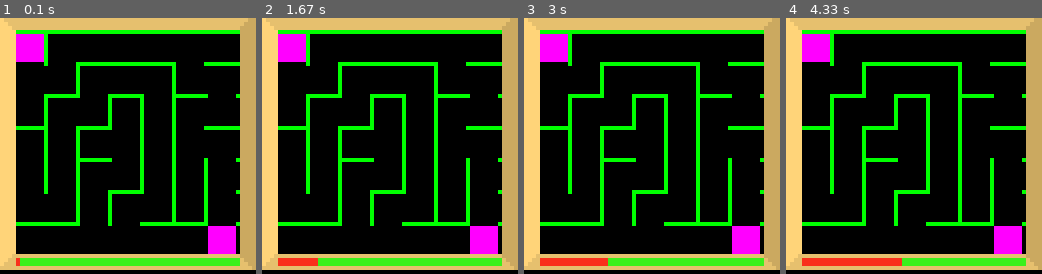
Above: before the commit, frames 1-4 (left to right).
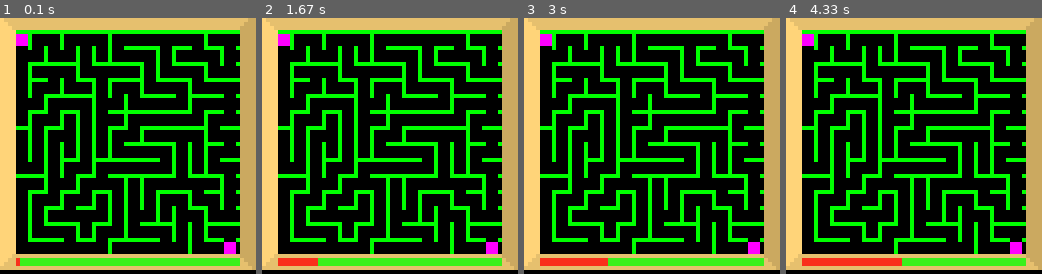
Above: after the commit, the same moments.

Repository: avivbeeri/GameJam
Game: pygame game, started from runme.py
Two runs of this game, one before a commit and one after it. Both use one fixed random seed, a clock stepped at 60 frames per second and the inputs below. The source is Python 2; it was converted automatically to run under Python 3.
Inputs:
- Up to frame 1 (0.1 s): no input
- Up to frame 2 (1.67 s): no input
- Up to frame 3 (3 s): no input
- Up to frame 4 (4.33 s): no input

The runs differ from the first frame. In frame 1, 17% of the frame differs, in the area x 6-94%, y 6-93%; in frame 2, 17%; in frame 3, 17%; in frame 4, 17%.

Commit message:
Started to move things into game.py - nowhere near done but lazy.

Diff:
--- a/game.py
+++ b/game.py
@@ -5,6 +5,7 @@
 from ecs import *
 from components import *
 from systems import *
+import maze
 
 # Creates a world
 def setupWorld(display):
@@ -12,12 +13,23 @@
 	entity = world.createEntity()
 	entity.addComponent(PositionComponent())
 	city = pygame.image.load(os.path.join('assets', 'cityscape.png'))
+	city.convert()
 
 	entity.addComponent(DrawableComponent(city))
 	world.addSystem(RenderSystem(display))
 
+	return world
 
-	return world
+def setupMaze(display):
+	maze = World()
+	frame = world.createEntity()
+	frame.addComponent(PositionComponent())
+	mazeFrame = pygame.image.load(os.path.join('assets', 'puzzleframe.png'))
+	mazeFrame.convert()
+
+	entity.addComponent(DrawableComponent(mazeFrame))
+	world.addSystem(RenderSystem(display))
+	return 0
 
 
 def quitcheck(quit=True):
--- a/maze.py
+++ b/maze.py
@@ -7,7 +7,7 @@
 		self.state = "create"
 		self.mLayer = mazeLayer
 		self.mLayer.fill((0,0,0,0))
-		self.cellSize = 8
+		self.cellSize = 4
 		self.screenSize = 56
 		if (self.screenSize/float(self.cellSize)) != (self.screenSize/self.cellSize):
 			raise ArithmeticError("Screen size must be a multiple of cell size!")
